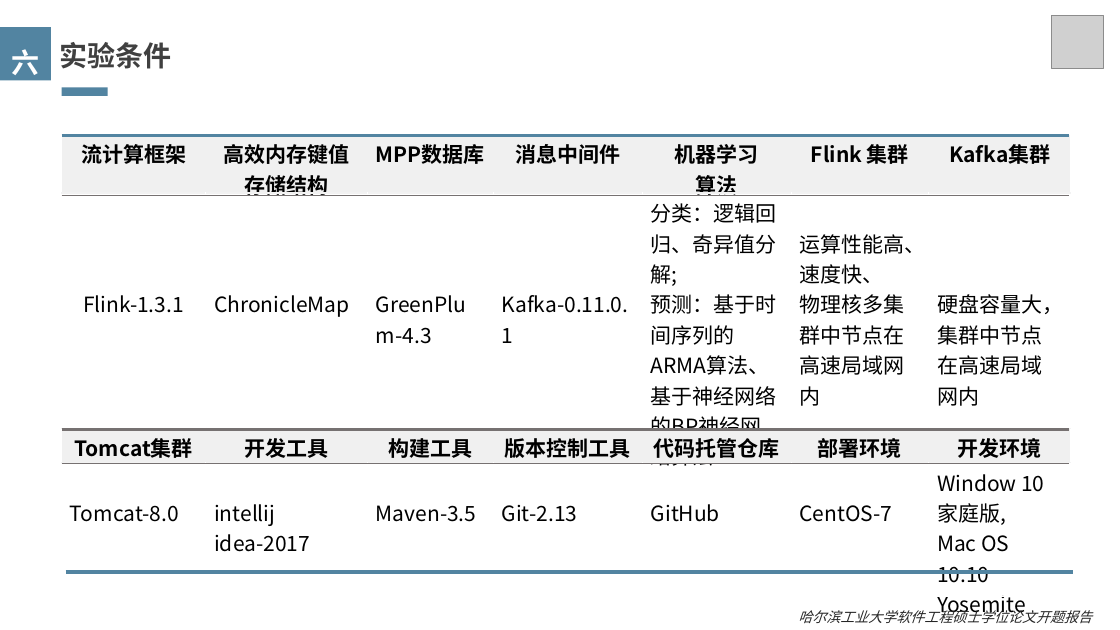
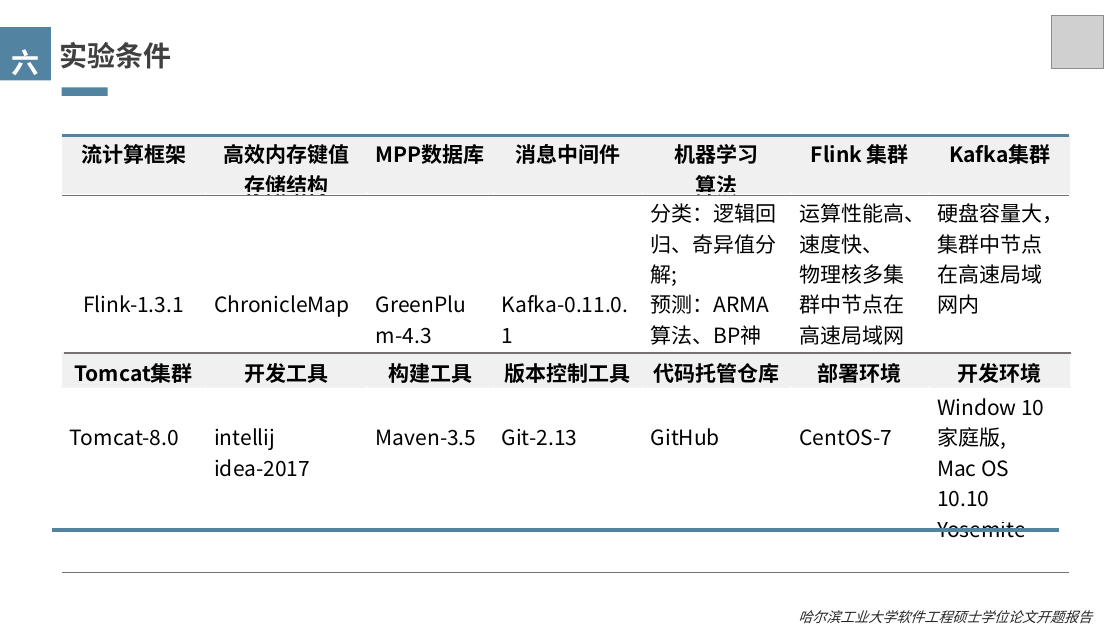
Before and after one commit to xiaopangwei/hitdb-stock-forecast-parent, a slide deck: slide 13 of document/opening/论文.pptx (slide 12 before the commit). Drawn at 1120x630 pixels with LibreOffice and Linux fonts; fonts in the diff are those of the drawing; grey boxes stand for pictures. Boxes give left, top, right and bottom in pixels: in the first picture for what was removed or moved away, otherwise in the second. Text is boxed around its words. In the diff, an @@ line names an element or a change of style, - is before the commit and + after.

```diff
--- a/document/opening/论文.pptx
+++ b/document/opening/论文.pptx
@@ table at [61, 134, 1070, 542] @@
-row 2, column 5: 分类：逻辑回归、奇异值分解; / 预测：基于时间序列的ARMA算法、基于神经网络的BP神经网络算法
+row 2, column 5: 分类：逻辑回归、奇异值分解; / 预测：ARMA算法、BP神经网络算法
@@ line moved from (61, 429) - (1069, 429) to (64, 353) - (1071, 353) @@
@@ line moved from (66, 572) - (1073, 572) to (52, 530) - (1060, 530) @@
@@ line moved from (61, 463) - (1069, 463) to (61, 572) - (1069, 572) @@
```
Also in this commit, not shown: 10 other slides changed, 1 slide added, 33 other files.
